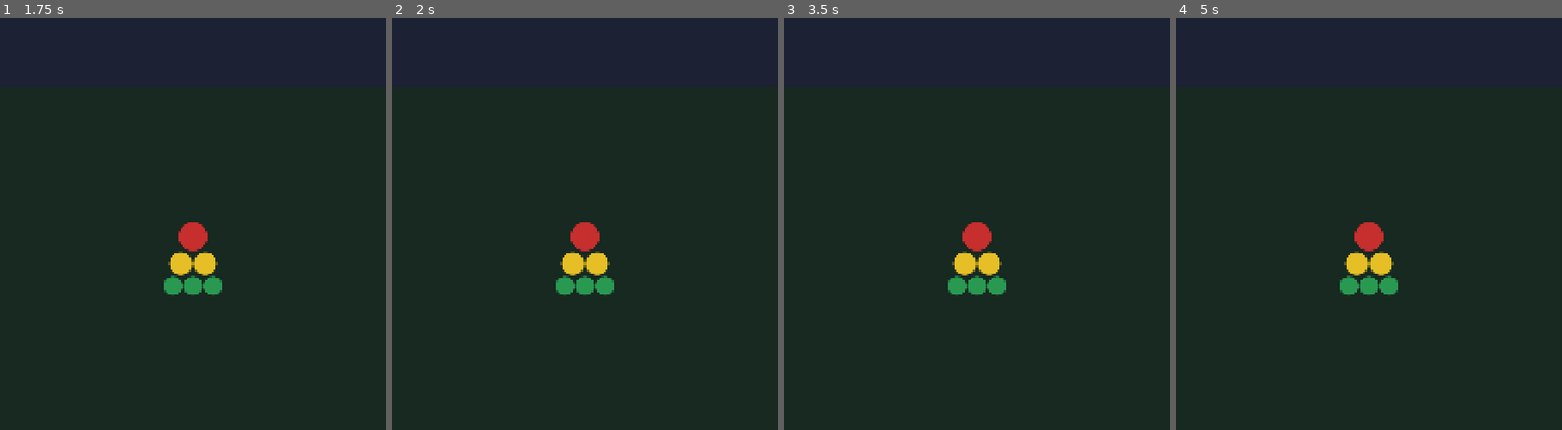
Above: before the commit, frames 1-4 (left to right).
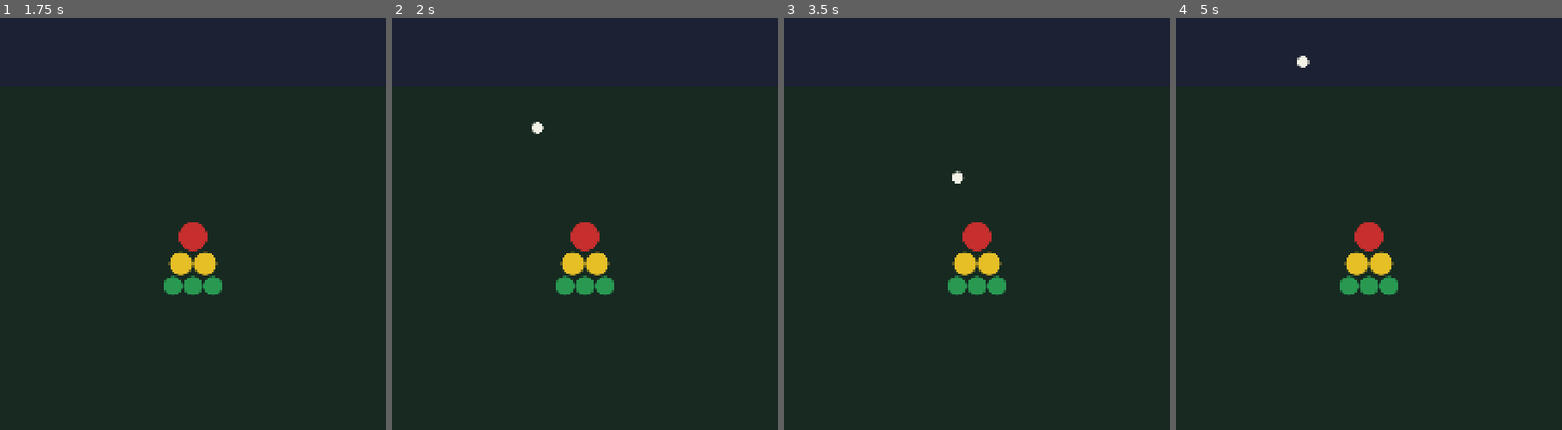
Above: after the commit, the same moments.

Repository: kaancelen/carnival-horse-race
Game: Godot game, scene res://scenes/main/Main.tscn
Same seed, same stepped clock (60 frames per second), same inputs: the game is played once before the commit and once after it.
Inputs (mouse positions are in pixels of both pictures, inside the frame that each line leads up to):
- Up to frame 1 (1.75 s): tap Enter at 0.5 s; move the mouse to (277, 50) at 0.52 s; click (277, 50) at 0.67 s; tap Space at 1.25 s; drag from (115, 121) to (173, 224) at 1.27 s
- Up to frame 2 (2 s): no input
- Up to frame 3 (3.5 s): tap Enter at 2 s; move the mouse to (outside the picture) at 2.02 s; click (outside the picture) at 2.17 s; tap Space at 2.75 s; drag from (957, 224) to (outside the picture) at 2.77 s
- Up to frame 4 (5 s): tap Enter at 3.5 s; move the mouse to (1484, 191) at 3.52 s; click (1484, 191) at 3.67 s; tap Space at 4.25 s; drag from (outside the picture) to (outside the picture) at 4.27 s

Frame 1 is identical in both runs. In frame 2, less than 0.1% of the frame differs, in the area x 36-40%, y 25-29%; in frame 3, less than 0.1%; in frame 4, less than 0.1%, in the area x 31-35%, y 9-13%.

Commit message:
Some changes

Diff:
--- a/scenes/main/Main.tscn
+++ b/scenes/main/Main.tscn
@@ -1,8 +1,9 @@
-[gd_scene load_steps=4 format=3 uid="uid://main_scene_root"]
+[gd_scene load_steps=5 format=3 uid="uid://main_scene_root"]
 
 [ext_resource type="PackedScene" path="res://scenes/race/Race.tscn" id="1"]
 [ext_resource type="PackedScene" path="res://scenes/ui/ScoringBoard.tscn" id="2"]
 [ext_resource type="Script" path="res://scripts/core/RaceManager.gd" id="3"]
+[ext_resource type="Script" path="res://scripts/core/BallThrower.gd" id="4"]
 
 [node name="Main" type="Control"]
 layout_mode = 3
@@ -30,3 +31,13 @@
 [node name="ScoringBoard" parent="Split" instance=ExtResource("2")]
 layout_mode = 2
 size_flags_vertical = 3
+
+[node name="ThrowLayer" type="Control" parent="."]
+layout_mode = 1
+anchors_preset = 15
+anchor_right = 1.0
+anchor_bottom = 1.0
+grow_horizontal = 2
+grow_vertical = 2
+mouse_filter = 0
+script = ExtResource("4")
--- a/scenes/race/Race.tscn
+++ b/scenes/race/Race.tscn
@@ -1,4 +1,6 @@
-[gd_scene load_steps=2 format=3 uid="uid://race_scene"]
+[gd_scene load_steps=3 format=3 uid="uid://race_scene"]
+
+[ext_resource type="Script" path="res://scripts/core/RaceView.gd" id="1"]
 
 [sub_resource type="StyleBoxFlat" id="1"]
 bg_color = Color(0.11, 0.13, 0.2, 1)
@@ -6,6 +8,7 @@
 [node name="Race" type="Panel"]
 custom_minimum_size = Vector2(0, 0)
 layout_mode = 2
+script = ExtResource("1")
 
 [node name="Background" type="Panel" parent="."]
 layout_mode = 1
--- a/scenes/ui/ScoringBoard.tscn
+++ b/scenes/ui/ScoringBoard.tscn
@@ -1,4 +1,6 @@
-[gd_scene load_steps=5 format=3 uid="uid://scoring_board_scene"]
+[gd_scene load_steps=6 format=3 uid="uid://scoring_board_scene"]
+
+[ext_resource type="Script" path="res://scripts/core/ScoringBoardView.gd" id="1"]
 
 [sub_resource type="StyleBoxFlat" id="bg"]
 bg_color = Color(0.09, 0.16, 0.13, 1)
@@ -26,6 +28,7 @@
 
 [node name="ScoringBoard" type="Panel"]
 layout_mode = 2
+script = ExtResource("1")
 
 [node name="Background" type="Panel" parent="."]
 layout_mode = 1
--- /dev/null
+++ b/scripts/core/BallThrower.gd
@@ -0,0 +1,83 @@
+extends Control
+## BallThrower
+## -----------------------------------------------------------------------
+## Full-screen input layer for the player's throw. Swipe anywhere on
+## screen: the horizontal release position picks the nearest hole on the
+## ScoringBoard, the ball flies there, then scores through the exact same
+## GameEvents.report_score() funnel AI opponents use.
+## -----------------------------------------------------------------------
+
+const BALL_RADIUS := 16.0
+const FLIGHT_TIME := 0.45
+const ARC_HEIGHT := 220.0
+const MIN_SWIPE_DISTANCE := 20.0
+
+var _drag_start: Vector2 = Vector2.ZERO
+var _dragging: bool = false
+
+
+func _ready() -> void:
+	mouse_filter = Control.MOUSE_FILTER_STOP
+
+
+func _gui_input(event: InputEvent) -> void:
+	if event is InputEventScreenTouch:
+		_handle_press_release(event.pressed, event.position)
+	elif event is InputEventMouseButton and event.button_index == MOUSE_BUTTON_LEFT:
+		_handle_press_release(event.pressed, event.position)
+
+
+func _handle_press_release(pressed: bool, pos: Vector2) -> void:
+	if pressed:
+		_drag_start = pos
+		_dragging = true
+	elif _dragging:
+		_dragging = false
+		_on_swipe_released(_drag_start, pos)
+
+
+func _on_swipe_released(start: Vector2, end: Vector2) -> void:
+	if not GameState.run_in_progress:
+		return
+	if start.distance_to(end) < MIN_SWIPE_DISTANCE:
+		return
+	var board := get_tree().get_first_node_in_group(&"scoring_board")
+	if board == null:
+		return
+	var hole: ScoringHole = board.closest_hole_to_x(end.x)
+	if hole == null:
+		return
+	_throw_ball(start, board.global_landing_point(hole.id), hole)
+
+
+func _throw_ball(start: Vector2, target: Vector2, hole: ScoringHole) -> void:
+	GameEvents.ball_thrown.emit(GameState.player_racer_id, (target - start).normalized(), 1.0)
+
+	var ball := _make_ball()
+	add_child(ball)
+	ball.global_position = start - ball.size / 2.0
+
+	var tween := create_tween()
+	tween.tween_method(
+		func(t: float) -> void:
+			var pos := start.lerp(target, t)
+			pos.y -= sin(t * PI) * ARC_HEIGHT
+			ball.global_position = pos - ball.size / 2.0,
+		0.0, 1.0, FLIGHT_TIME
+	)
+	tween.finished.connect(func() -> void:
+		ball.queue_free()
+		GameEvents.ball_landed.emit(GameState.player_racer_id, hole.id)
+		GameEvents.report_score(GameState.player_racer_id, hole.points, hole.id)
+	)
+
+
+func _make_ball() -> Control:
+	var ball := Panel.new()
+	ball.size = Vector2(BALL_RADIUS * 2, BALL_RADIUS * 2)
+	ball.mouse_filter = Control.MOUSE_FILTER_IGNORE
+	var style := StyleBoxFlat.new()
+	style.bg_color = Color(0.95, 0.95, 0.9)
+	style.set_corner_radius_all(int(BALL_RADIUS))
+	ball.add_theme_stylebox_override("panel", style)
+	return ball
--- a/scripts/core/RaceManager.gd
+++ b/scripts/core/RaceManager.gd
@@ -11,6 +11,23 @@
 
 func _ready() -> void:
 	GameEvents.racer_scored.connect(_on_racer_scored)
+	_start_default_race()
+
+
+func _start_default_race() -> void:
+	var racer_ids: Array[int] = []
+	for i in GameState.RACER_COUNT:
+		racer_ids.append(i)
+	setup_race(racer_ids, GameState.player_racer_id)
+	_spawn_ai_controllers(racer_ids)
+
+
+func _spawn_ai_controllers(racer_ids: Array[int]) -> void:
+	var difficulty: GameState.Difficulty = GameState.difficulty_for_level(GameState.current_level)
+	for rid in racer_ids:
+		if rid == GameState.player_racer_id:
+			continue
+		add_child(AIController.new(rid, difficulty))
 
 
 func setup_race(racer_ids: Array[int], player_id: int) -> void:
--- /dev/null
+++ b/scripts/core/RaceView.gd
@@ -0,0 +1,63 @@
+extends Panel
+## RaceView
+## -----------------------------------------------------------------------
+## Visual half of the race: one horse marker per lane, moved along the
+## lane's width as GameEvents.race_positions_updated reports progress.
+## Lane index -> racer_id mapping matches RaceManager.setup_race()'s
+## racer_ids order (player first, then AI lanes).
+## -----------------------------------------------------------------------
+
+const HORSE_COLORS := [
+	Color(0.95, 0.85, 0.2),  # player - gold
+	Color(0.85, 0.3, 0.3),
+	Color(0.3, 0.6, 0.85),
+	Color(0.5, 0.8, 0.4),
+	Color(0.75, 0.4, 0.85),
+]
+
+var _horse_by_racer: Dictionary = {}
+var _lane_nodes: Array[Control] = []
+
+
+func _ready() -> void:
+	_lane_nodes = [$Lanes/Lane1, $Lanes/Lane2, $Lanes/Lane3, $Lanes/Lane4, $Lanes/Lane5]
+	GameEvents.race_started.connect(_on_race_started)
+	GameEvents.race_positions_updated.connect(_on_positions_updated)
+
+
+func _on_race_started(_level_id: int) -> void:
+	for horse in _horse_by_racer.values():
+		horse.queue_free()
+	_horse_by_racer.clear()
+	for racer_id in GameState.RACER_COUNT:
+		var lane: Control = _lane_nodes[racer_id]
+		var marker := _make_horse_marker(racer_id)
+		lane.add_child(marker)
+		_horse_by_racer[racer_id] = marker
+		_position_marker(marker, lane, 0.0)
+
+
+func _on_positions_updated(progress_by_racer: Dictionary) -> void:
+	for racer_id in progress_by_racer:
+		var marker: Control = _horse_by_racer.get(racer_id)
+		if marker == null:
+			continue
+		_position_marker(marker, _lane_nodes[racer_id], progress_by_racer[racer_id])
+
+
+func _position_marker(marker: Control, lane: Control, progress: float) -> void:
+	var usable_width: float = maxf(lane.size.x - marker.size.x, 1.0)
+	var tween := create_tween()
+	tween.tween_property(marker, "position:x", usable_width * progress, 0.25)
+
+
+func _make_horse_marker(racer_id: int) -> Control:
+	var marker := Panel.new()
+	marker.size = Vector2(28, 16)
+	marker.position = Vector2(0, 2)
+	marker.mouse_filter = Control.MOUSE_FILTER_IGNORE
+	var style := StyleBoxFlat.new()
+	style.bg_color = HORSE_COLORS[racer_id % HORSE_COLORS.size()]
+	style.set_corner_radius_all(6)
+	marker.add_theme_stylebox_override("panel", style)
+	return marker
--- /dev/null
+++ b/scripts/core/ScoringBoardView.gd
@@ -0,0 +1,45 @@
+extends Panel
+## ScoringBoardView
+## -----------------------------------------------------------------------
+## Visual scoring board: maps each hole Panel in the scene to its
+## ScoringHole data (id/tier/points) and lets BallThrower hit-test a
+## swipe's release position against them.
+## -----------------------------------------------------------------------
+
+var _holes: Array[ScoringHole] = []
+var _hole_nodes: Dictionary = {}
+
+
+func _ready() -> void:
+	add_to_group(&"scoring_board")
+	_holes = ScoringHole.default_layout()
+	_hole_nodes = {
+		&"red": $Holes/RedRow/HoleRed,
+		&"yellow_l": $Holes/YellowRow/HoleYellowL,
+		&"yellow_r": $Holes/YellowRow/HoleYellowR,
+		&"green_l": $Holes/GreenRow/HoleGreenL,
+		&"green_c": $Holes/GreenRow/HoleGreenC,
+		&"green_r": $Holes/GreenRow/HoleGreenR,
+	}
+
+
+func closest_hole_to_x(global_x: float) -> ScoringHole:
+	var best: ScoringHole = null
+	var best_dist := INF
+	for hole in _holes:
+		var node: Control = _hole_nodes.get(hole.id)
+		if node == null:
+			continue
+		var center_x: float = node.get_global_rect().get_center().x
+		var dist: float = absf(center_x - global_x)
+		if dist < best_dist:
+			best_dist = dist
+			best = hole
+	return best
+
+
+func global_landing_point(hole_id: StringName) -> Vector2:
+	var node: Control = _hole_nodes.get(hole_id)
+	if node == null:
+		return get_global_rect().get_center()
+	return node.get_global_rect().get_center()
Not shown, added: scripts/core/BallThrower.gd.uid
Not shown, added: scripts/core/RaceView.gd.uid
Not shown, added: scripts/core/ScoringBoardView.gd.uid
